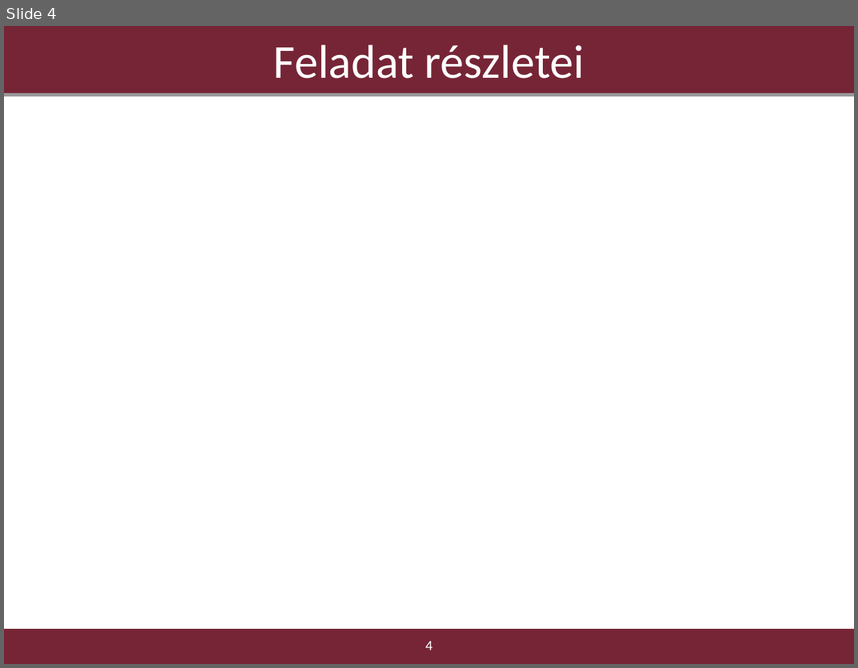
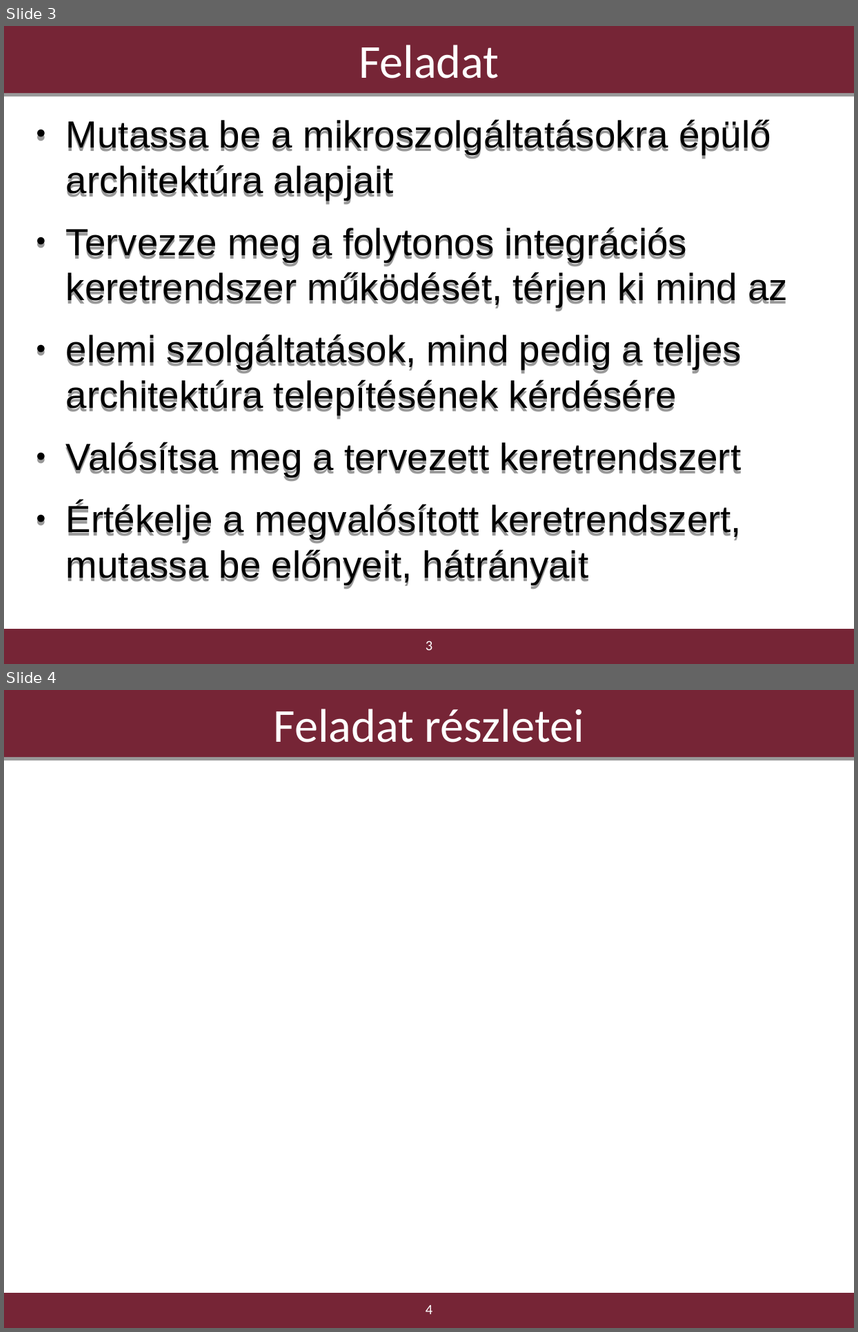
Before and after one commit to borlayda/dipterv2016-microservice, a slide deck: diplomaterv-cykkop.odp. Shown one above the other, each under a label of ours: slide 4 before the commit, slides 3 and 4 after it. The pictures are 858x668 and 858x1332 pixels, drawn with LibreOffice and Linux fonts; fonts in the diff are those of the drawing; background and template pictures are left out. Boxes give left, top, right and bottom in pixels: in the first picture for what was removed or moved away, otherwise in the second. Text is boxed around its words. In the diff, an @@ line names an element or a change of style, - is before the commit and + after.

```diff
--- a/diplomaterv-cykkop.odp
+++ b/diplomaterv-cykkop.odp
@@ slide 3 added at [4,26,854,664], background #FFFFFF; not listed: 1 template element that a slide beside it also shows @@
@@ title added at [4,26,854,93], fill #762536, 40 pt, text #FFFFFF @@
+Feladat
@@ text added at [66,119,788,584], 32 pt, text #000000 @@
+● Mutassa be a mikroszolgáltatásokra épülő architektúra alapjait
+● Tervezze meg a folytonos integrációs keretrendszer működését, térjen ki mind az
+● elemi szolgáltatások, mind pedig a teljes architektúra telepítésének kérdésére
+● Valósítsa meg a tervezett keretrendszert
+● Értékelje a megvalósított keretrendszert, mutassa be előnyeit, hátrányait
@@ page number added at [426,640,432,650], 12 pt, text #FFFFFF @@
+3
```
Also in this commit, not shown: 2 slides changed, 1 slide removed.
